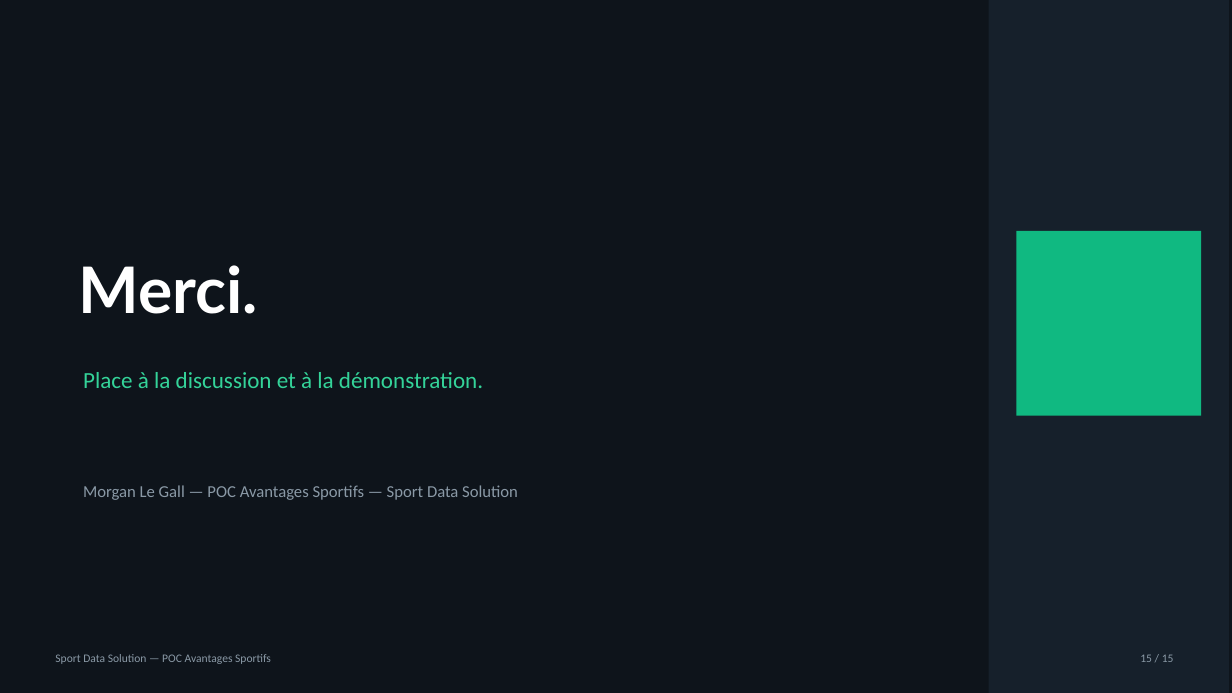
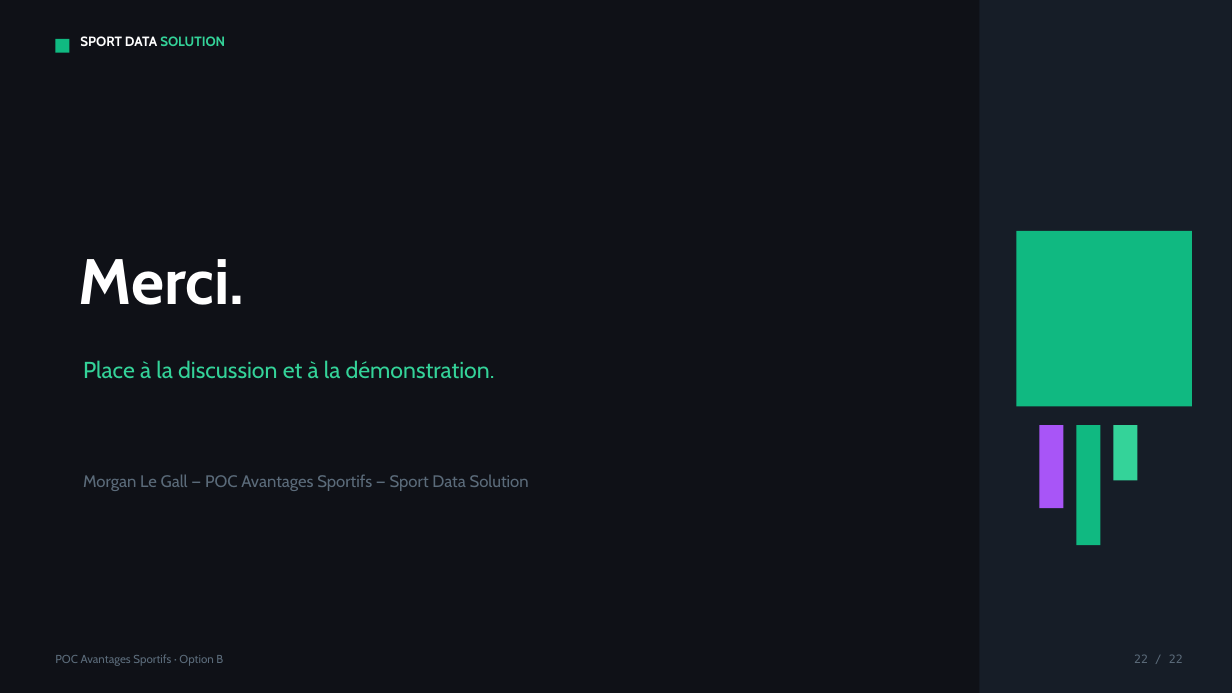
Before and after one commit to MoyLiG/P12_projet_infrastructure, a slide deck: slide 22 of docs/soutenance/Le_Gall_Morgan_Option_B_1_support_062026.pptx (slide 15 before the commit). Drawn at 1232x693 pixels with LibreOffice and Linux fonts; fonts in the diff are those of the drawing. Boxes give left, top, right and bottom in pixels: in the first picture for what was removed or moved away, otherwise in the second. Text is boxed around its words. In the diff, an @@ line names an element or a change of style, - is before the commit and + after.

```diff
--- a/docs/soutenance/Le_Gall_Morgan_Option_B_1_support_062026.pptx
+++ b/docs/soutenance/Le_Gall_Morgan_Option_B_1_support_062026.pptx
@@ rectangle at <box>0,0,1232,693</box>: fill #0E141B to #0F1117 @@
@@ rectangle: place and size @@
-rectangle at <box>989,0,1229,693</box>
+rectangle at <box>980,0,1232,693</box>
@@ rectangle at <box>980,0,1232,693</box>: fill #16202B to #161D27 @@
@@ rectangle added at <box>55,39,69,53</box>, fill #10B981 @@
@@ text added at <box>80,36,225,46</box>, 10.5 pt, text #FFFFFF, bold @@
+SPORT DATA SOLUTION
@@ rectangle: place and size @@
-rectangle at <box>1017,231,1202,416</box>
+rectangle at <box>1017,231,1192,407</box>
@@ text "Merci." at <box>79,259,245,305</box>: font Lato to Cabin @@
@@ text "Place à la discussion et ...": place and size @@
-text "Place à la discussion et ..." at <box>83,372,483,388</box>
+text "Place à la discussion et ..." at <box>83,360,495,379</box>
@@ text "Place à la discussion et ..." at <box>83,360,495,379</box>: font Calibri to Cabin @@
@@ rectangle added at <box>1040,425,1064,508</box>, fill #A855F7 @@
@@ rectangle added at <box>1077,425,1101,545</box>, fill #10B981 @@
@@ rectangle added at <box>1114,425,1138,481</box>, fill #34D399 @@
@@ text "Morgan Le Gall — POC ...": place and size @@
-text "Morgan Le Gall — POC ..." at <box>83,485,518,500</box>
+text "Morgan Le Gall — POC ..." at <box>83,474,529,491</box>
@@ text "Morgan Le Gall — POC ..." at <box>83,474,529,491</box>: font Calibri to Cabin, text colour #8A99A6 to #5B6B7A @@
@@ text at <box>55,654,223,666</box>: text changed; font Calibri to Cabin; text colour #8A99A6 to #5B6B7A @@
-Sport Data Solution — POC Avantages Sportifs
+POC Avantages Sportifs · Option B
@@ text added at <box>1134,654,1183,663</box>, 9 pt, text #5B6B7A @@
+22 / 22
@@ text removed at <box>1140,654,1174,662</box> @@
-15 / 15
```
Also in this commit, not shown: 14 other slides changed, 7 slides added, 6 other files.
